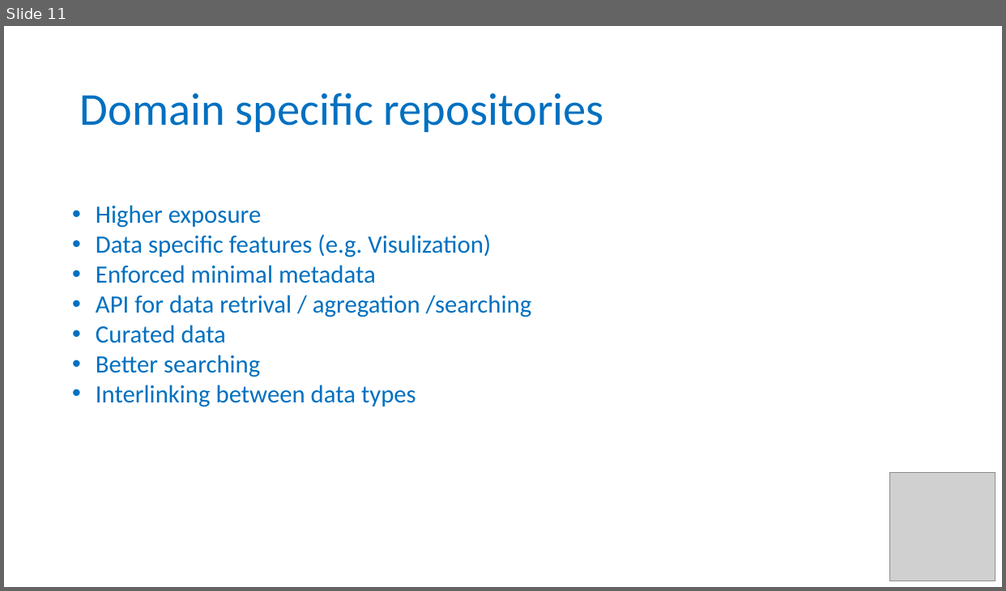
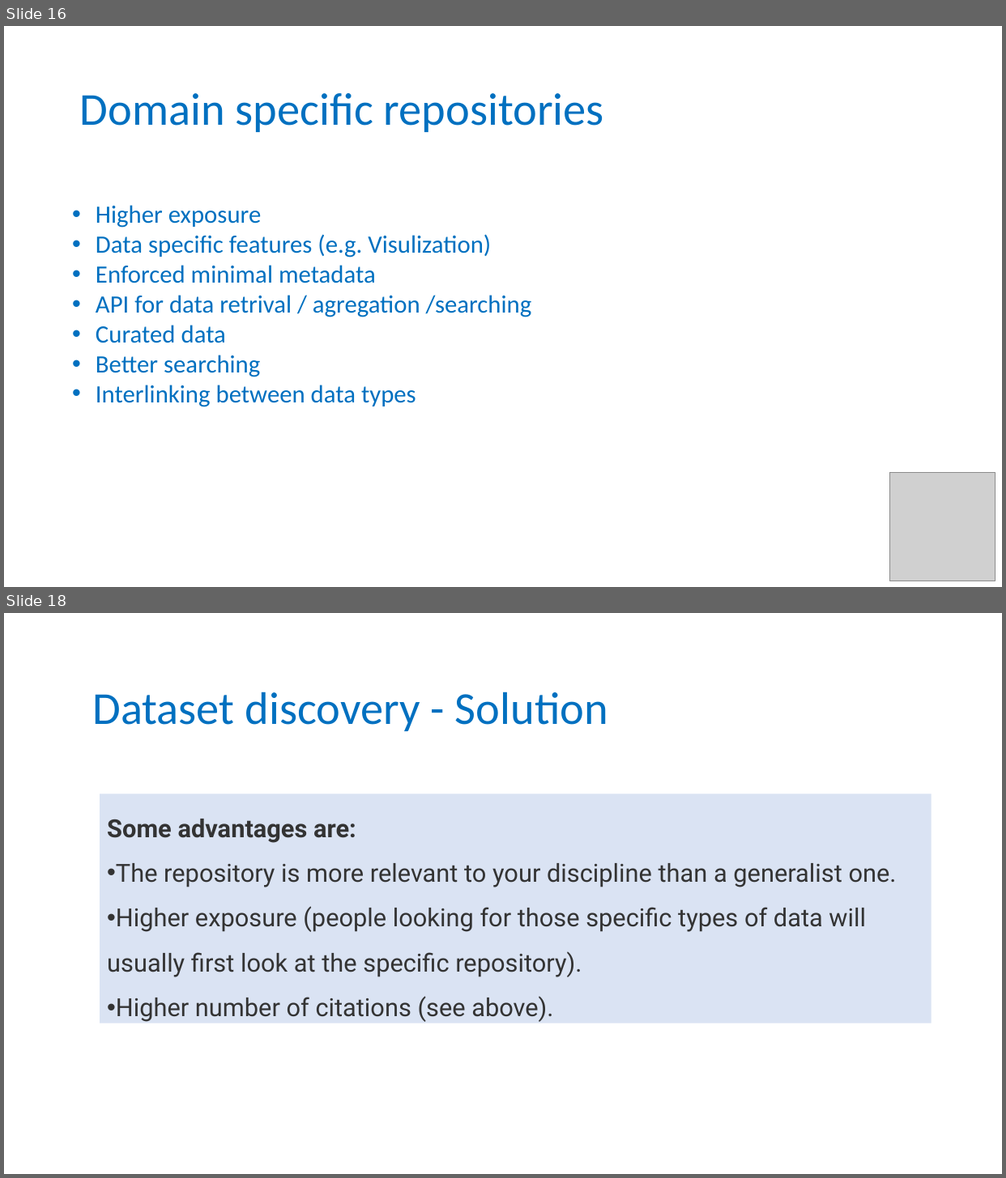
Before and after one commit to tobyhodges/solid-waddle, a slide deck: instructors/13-Repositories_v2.0.pptx. Shown one above the other, each under a label of ours: slide 11 before the commit, slides 16 and 18 after it; the slides between them are not shown. The pictures are 1006x591 and 1006x1178 pixels, drawn with LibreOffice and Linux fonts; fonts in the diff are those of the drawing; grey boxes stand for pictures; background and template pictures are left out. Boxes give left, top, right and bottom in pixels: in the first picture for what was removed or moved away, otherwise in the second. Text is boxed around its words. In the diff, an @@ line names an element or a change of style, - is before the commit and + after.

Commit message:
modified slides for data repositories

```diff
--- a/instructors/13-Repositories_v2.0.pptx
+++ b/instructors/13-Repositories_v2.0.pptx
@@ slide 18 added at bbox=[4, 613, 1002, 1174], background #FFFFFF @@
@@ text added at bbox=[92, 692, 608, 731], 44 pt, text #0070C0 @@
+Dataset discovery - Solution
@@ rectangle added at bbox=[100, 794, 931, 1024], fill #DAE3F3, 24 pt, text #333333 @@
+Some advantages are:
+• The repository is more relevant to your discipline than a generalist one.
+• Higher exposure (people looking for those specific types of data will usually first look at the specific repository).
+• Higher number of citations (see above).
@@ what was slide 11 is now slide 16 @@
```
Also in this commit, not shown: 5 slides changed, 7 other slides added.
